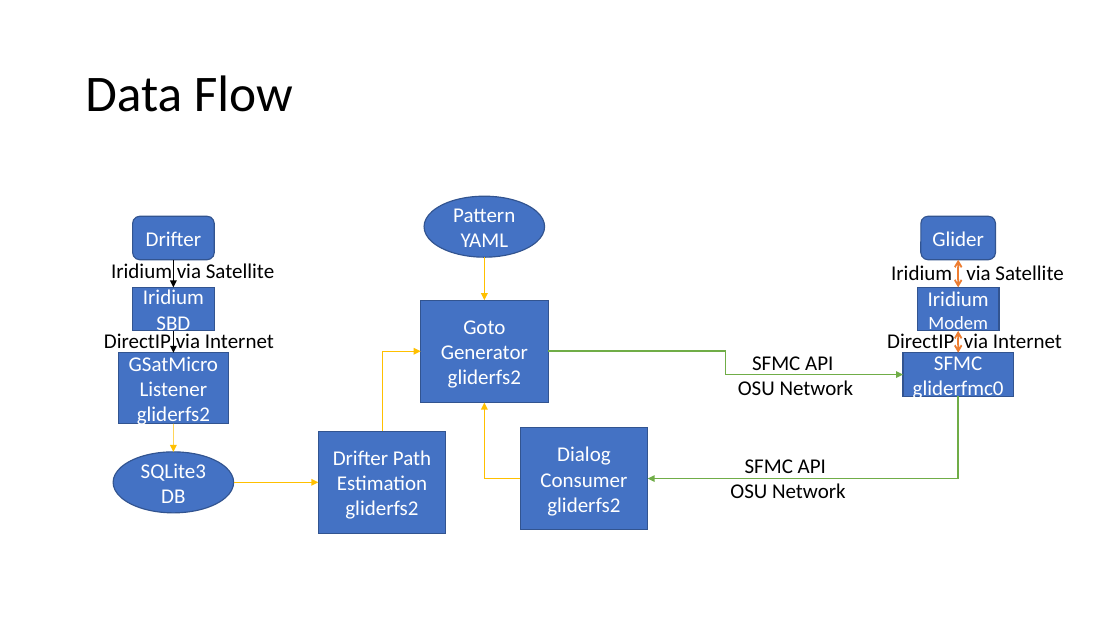
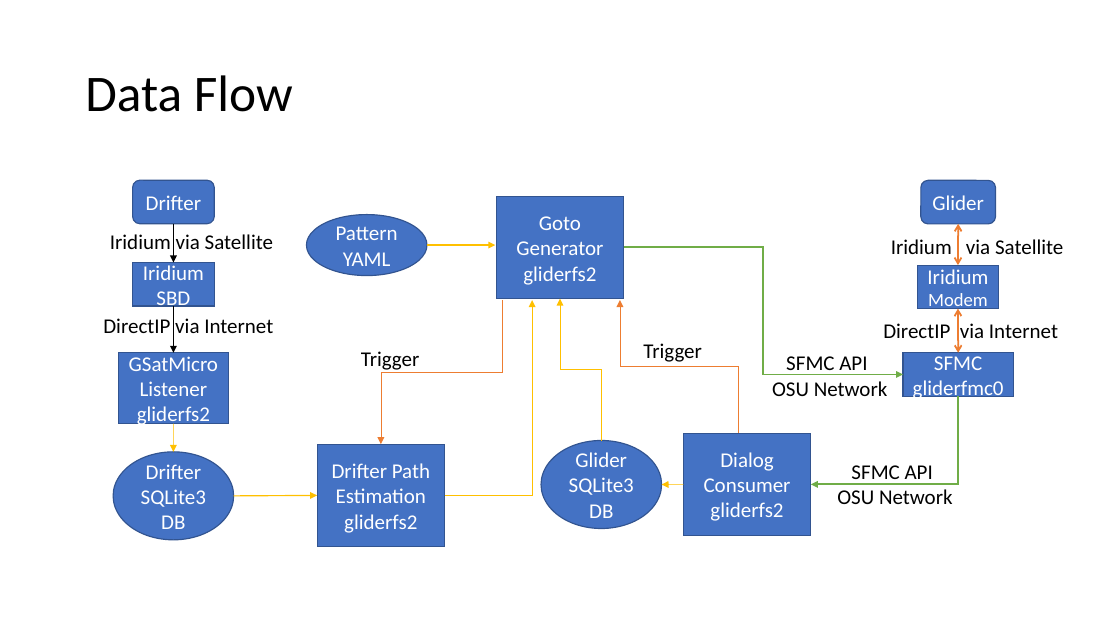
Before and after one commit to mousebrains/GSatMicroListener, a slide deck: slide 2 of Drifter Follower.pptx. Drawn at 1120x630 pixels with LibreOffice and Linux fonts; fonts in the diff are those of the drawing. Boxes give left, top, right and bottom in pixels: in the first picture for what was removed or moved away, otherwise in the second. Text is boxed around its words. In the diff, an @@ line names an element or a change of style, - is before the commit and + after.

Commit message:
Update data flow

```diff
--- a/Drifter Follower.pptx
+++ b/Drifter Follower.pptx
@@ rounded rectangle "Drifter": place and size @@
-rounded rectangle "Drifter" at [133,216,214,260]
+rounded rectangle "Drifter" at [133,181,214,224]
@@ rectangle "Goto": place and size @@
-rectangle "Goto" at [421,300,549,402]
+rectangle "Goto" at [497,197,624,299]
@@ rounded rectangle "Glider": place and size @@
-rounded rectangle "Glider" at [921,216,996,260]
+rounded rectangle "Glider" at [921,181,996,224]
@@ text "Iridium via Satellite": place and size @@
-text "Iridium via Satellite" at [111,260,274,284]
+text "Iridium via Satellite" at [110,234,273,256]
@@ arrow moved from (173, 260) - (173, 287) to (173, 223) - (173, 262) @@
@@ ellipse "Pattern": place and size @@
-ellipse "Pattern" at [424,197,545,258]
+ellipse "Pattern" at [307,214,428,276]
@@ text "Iridium via Satellite": place and size @@
-text "Iridium via Satellite" at [891,265,1063,280]
+text "Iridium via Satellite" at [891,239,1063,254]
@@ double arrow moved from (959, 260) - (959, 287) to (959, 224) - (958, 266) @@
@@ rounded rectangle "Iridium": place and size @@
-rounded rectangle "Iridium" at [133,287,214,331]
+rounded rectangle "Iridium" at [133,262,214,306]
@@ arrow moved from (485, 257) - (485, 300) to (427, 245) - (496, 245) @@
@@ elbow arrow moved from (549, 351) - (903, 375) to (624, 248) - (903, 375) @@
@@ rounded rectangle "Iridium": place and size @@
-rounded rectangle "Iridium" at [918,287,999,331]
+rounded rectangle "Iridium" at [918,266,999,309]
@@ elbow arrow moved from (382, 431) - (421, 351) to (602, 440) - (560, 298) @@
@@ text "DirectIP via Internet" rewrapped from [104,330,274,354] to [103,318,273,333] @@
@@ arrow moved from (173, 331) - (173, 353) to (173, 306) - (173, 353) @@
@@ elbow arrow added from (502, 300) to (381, 444), #ED7D31 0.5 pt @@
@@ elbow arrow moved from (520, 479) - (485, 402) to (444, 496) - (532, 300) @@
@@ elbow arrow added from (739, 434) to (620, 300), #ED7D31 0.5 pt @@
@@ text "DirectIP via Internet" rewrapped from [887,330,1062,354] to [883,323,1058,338] @@
@@ double arrow moved from (959, 331) - (959, 353) to (958, 308) - (959, 353) @@
@@ text added at [361,351,420,373], 18 pt, text #000000 @@
+Trigger
@@ text added at [643,343,702,362], 18 pt, text #000000 @@
+Trigger
@@ text "SFMC API OSU Network": place and size @@
-text "SFMC API OSU Network" at [738,356,854,395]
+text "SFMC API OSU Network" at [772,356,888,396]
@@ elbow arrow moved from (959, 397) - (648, 479) to (959, 397) - (811, 485) @@
@@ rectangle "Drifter Path": place and size @@
-rectangle "Drifter Path" at [318,431,446,534]
+rectangle "Drifter Path" at [318,444,445,547]
@@ ellipse added at [541,440,662,528], fill #4472C4, outline #325491 1 pt, 18 pt, text #FFFFFF @@
+Glider SQLite3
+DB
@@ rectangle "Dialog": place and size @@
-rectangle "Dialog" at [520,428,648,530]
+rectangle "Dialog" at [683,434,811,536]
@@ ellipse "Drifter SQLite3": place and size @@
-ellipse "Drifter SQLite3" at [113,452,234,513]
+ellipse "Drifter SQLite3" at [113,452,234,540]
@@ text in ellipse at [141,464,206,507]: text changed @@
-SQLite3
+Drifter SQLite3
@@ text "SFMC API OSU Network": place and size @@
-text "SFMC API OSU Network" at [730,459,846,498]
+text "SFMC API OSU Network" at [837,465,953,504]
@@ arrow moved from (234, 482) - (318, 482) to (234, 496) - (318, 496) @@
@@ arrow added from (683, 485) to (662, 485), #FFC000 0.5 pt @@
```
